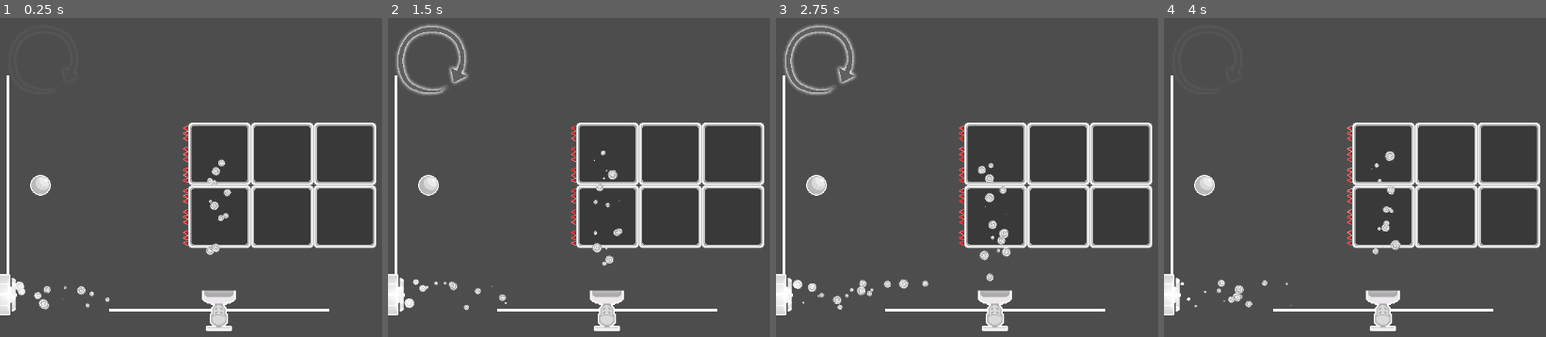
Above: before the commit, frames 1-4 (left to right).
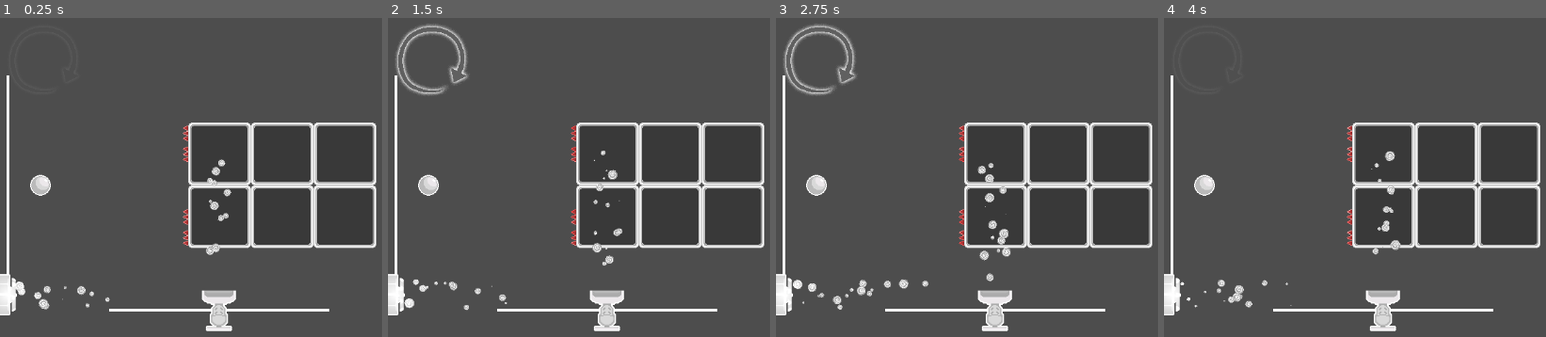
Above: after the commit, the same moments.

Repository: corpusCallosotomy/jamfest2024
Game: Godot game, scene res://scenes/levels/test/spiketest.tscn
Same seed, same stepped clock (60 frames per second), same inputs: the game is played once before the commit and once after it. This scene is started directly instead of the project's main scene. The engine's default icon, where the game draws it, is replaced by a stand-in: a white triangle on a blue panel in a dark square.
Inputs (mouse positions are in pixels of both pictures, inside the frame that each line leads up to):
- Up to frame 1 (0.25 s): no input
- Up to frame 2 (1.5 s): click (430, 59) at 0.5 s; click (430, 59) at 1.25 s
- Up to frame 3 (2.75 s): click (818, 59) at 2 s
- Up to frame 4 (4 s): move the mouse to (outside the picture) at 2.77 s; move the mouse to (1389, 250) at 3.52 s

The runs differ from the first frame. In frame 1, 0.1% of the frame differs, in the area x 47-50%, y 46-59%; in frame 2, 0.1%; in frame 3, 0.1%; in frame 4, 0.1%.

Commit message:
Impact VFX

Diff:
--- /dev/null
+++ b/scenes/CoinParticle.tscn
@@ -0,0 +1,23 @@
+[gd_scene load_steps=3 format=3 uid="uid://gt2rhafcslbq"]
+
+[ext_resource type="Texture2D" uid="uid://bg357dcghotce" path="res://sprites/BallShardParticle.png" id="1_n7y75"]
+
+[sub_resource type="ParticleProcessMaterial" id="ParticleProcessMaterial_7s8s4"]
+particle_flag_disable_z = true
+angle_min = 1.07288e-05
+angle_max = 360.0
+angular_velocity_min = -1.60933e-05
+angular_velocity_max = 218.67
+radial_velocity_min = 155.56
+radial_velocity_max = 266.67
+gravity = Vector3(0, 98, 0)
+scale_min = 0.5
+scale_max = 0.5
+
+[node name="GPUParticles2D" type="GPUParticles2D"]
+emitting = false
+amount = 16
+process_material = SubResource("ParticleProcessMaterial_7s8s4")
+texture = ExtResource("1_n7y75")
+lifetime = 0.2
+one_shot = true
--- /dev/null
+++ b/scenes/ImpactParticle.tscn
@@ -0,0 +1,24 @@
+[gd_scene load_steps=3 format=3 uid="uid://c1s3b0j8ys78a"]
+
+[ext_resource type="Texture2D" uid="uid://bl6wh6viviqs1" path="res://sprites/ImpactCloudParticle.png" id="1_al7jm"]
+
+[sub_resource type="ParticleProcessMaterial" id="ParticleProcessMaterial_7s8s4"]
+particle_flag_disable_z = true
+angle_min = 1.07288e-05
+angle_max = 360.0
+angular_velocity_min = -1.60933e-05
+angular_velocity_max = 218.67
+radial_velocity_min = 86.53
+radial_velocity_max = 148.62
+gravity = Vector3(0, 98, 0)
+scale_min = 0.5
+scale_max = 0.5
+
+[node name="GPUParticles2D" type="GPUParticles2D"]
+scale = Vector2(0.5, 0.5)
+emitting = false
+amount = 6
+process_material = SubResource("ParticleProcessMaterial_7s8s4")
+texture = ExtResource("1_al7jm")
+lifetime = 0.2
+one_shot = true
--- a/scenes/levels/test/spiketest.tscn
+++ b/scenes/levels/test/spiketest.tscn
@@ -9,7 +9,7 @@
 [node name="Node2D" type="Node2D"]
 
 [node name="TileMapLayer2" type="TileMapLayer" parent="." groups=["spike"]]
-tile_map_data = PackedByteArray("AAAIAAUAAgAAAAIAAAAIAAYAAgAAAAIAAAAIAAcAAgAAAAIAAAAIAAgAAgAAAAIAAAAIAAkAAgAAAAIAAAAIAAoAAgAAAAIAAAA=")
+tile_map_data = PackedByteArray("AAAIAAUAAgAAAAIAAAAIAAYAAgAAAAIAAAAIAAkAAgAAAAIAAAAIAAoAAgAAAAIAAAA=")
 tile_set = ExtResource("1_soyy2")
 
 [node name="TileMapLayer" type="TileMapLayer" parent="."]
--- a/scripts/elements/ball.gd
+++ b/scripts/elements/ball.gd
@@ -4,6 +4,7 @@
 var reset_state = false
 
 var DeathParticle = load("res://scenes/DeathParticle.tscn")
+var ImpactParticle = load("res://scenes/ImpactParticle.tscn")
 
 
 # Called when the node enters the scene tree for the first time.
@@ -28,6 +29,12 @@
 
 		print("it was a spike")
 		reset_state = true
+	else:
+		var ImpactParticle = preload("res://scenes/ImpactParticle.tscn")
+		var instance = ImpactParticle.instantiate()
+		get_tree().root.add_child(instance)
+		instance.global_position = self.position
+		instance.emitting = true
 
 func _integrate_forces(state):
 	if reset_state:
